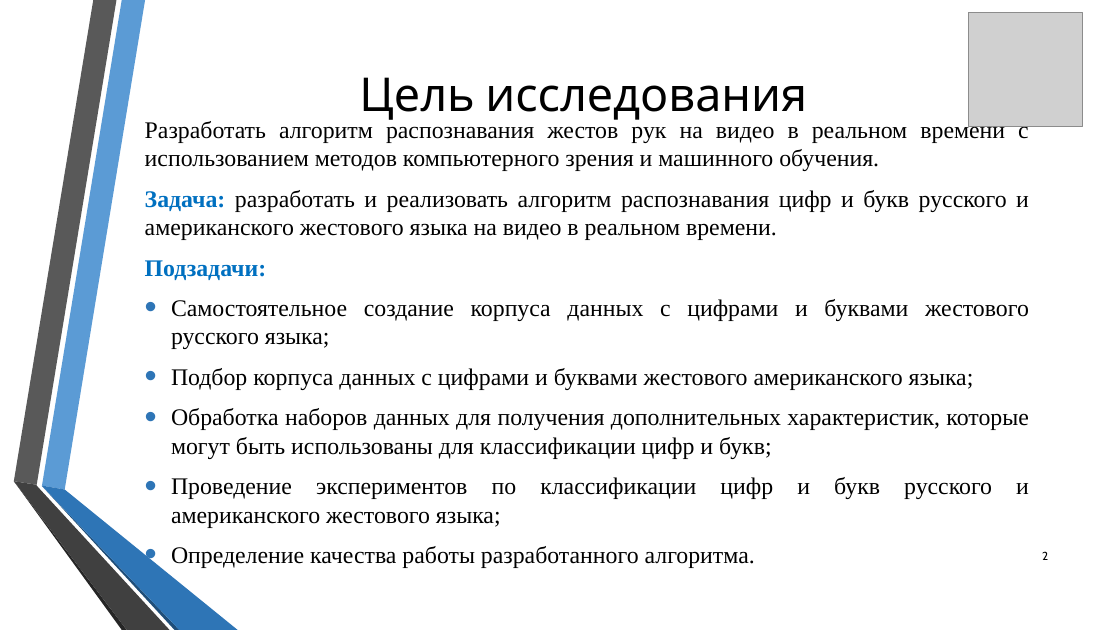
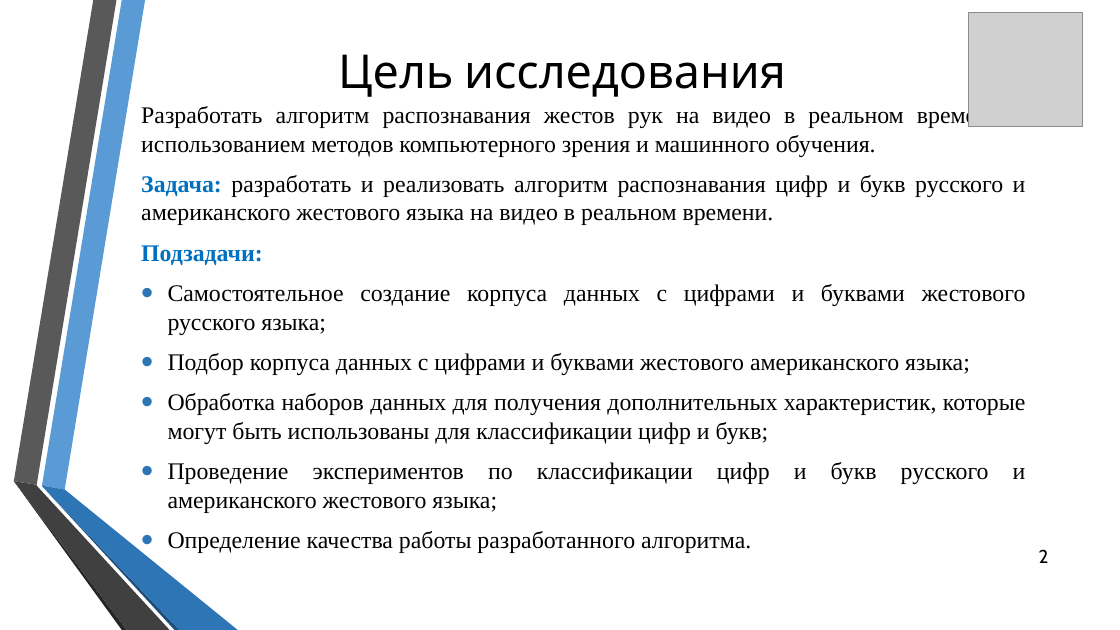
Before and after one commit to Elikul/vkr2, a slide deck: slide 2 of Презентация ВКР (Куликова ИТ-2МО).pptx. Drawn at 1120x630 pixels with LibreOffice and Linux fonts; fonts in the diff are those of the drawing; grey boxes stand for pictures; background and template pictures are left out. Boxes give left, top, right and bottom in pixels: in the first picture for what was removed or moved away, otherwise in the second. Text is boxed around its words. In the diff, an @@ line names an element or a change of style, - is before the commit and + after.

```diff
--- a/Презентация ВКР (Куликова ИТ-2МО).pptx
+++ b/Презентация ВКР (Куликова ИТ-2МО).pptx
@@ title "Цель исследования": place and size @@
-title "Цель исследования" at [359,77,807,120]
+title "Цель исследования" at [338,54,786,97]
@@ text "Разработать алгоритм распознавания жестов рук ...": place and size @@
-text "Разработать алгоритм распознавания жестов рук ..." at [145,119,1029,568]
+text "Разработать алгоритм распознавания жестов рук ..." at [141,104,1026,553]
@@ page number at [1039,549,1049,563]: size 10 to 16 pt @@
```
Also in this commit, not shown: 10 other slides changed, 2 slides added, 5 other files.
